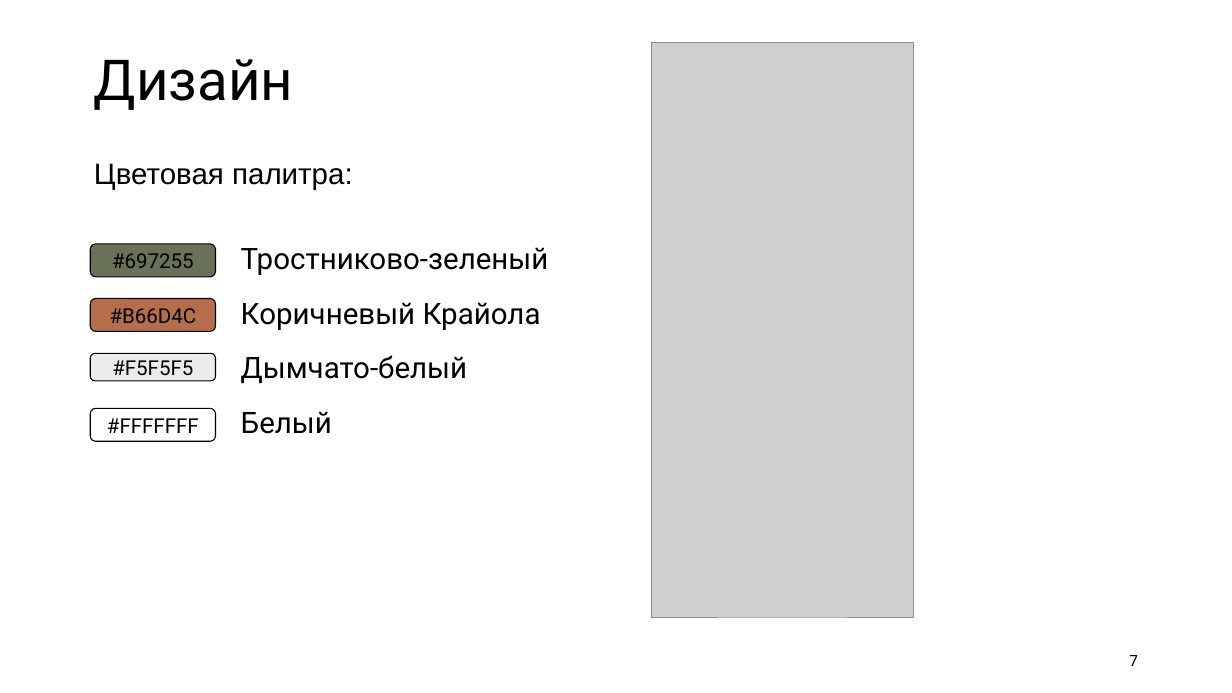
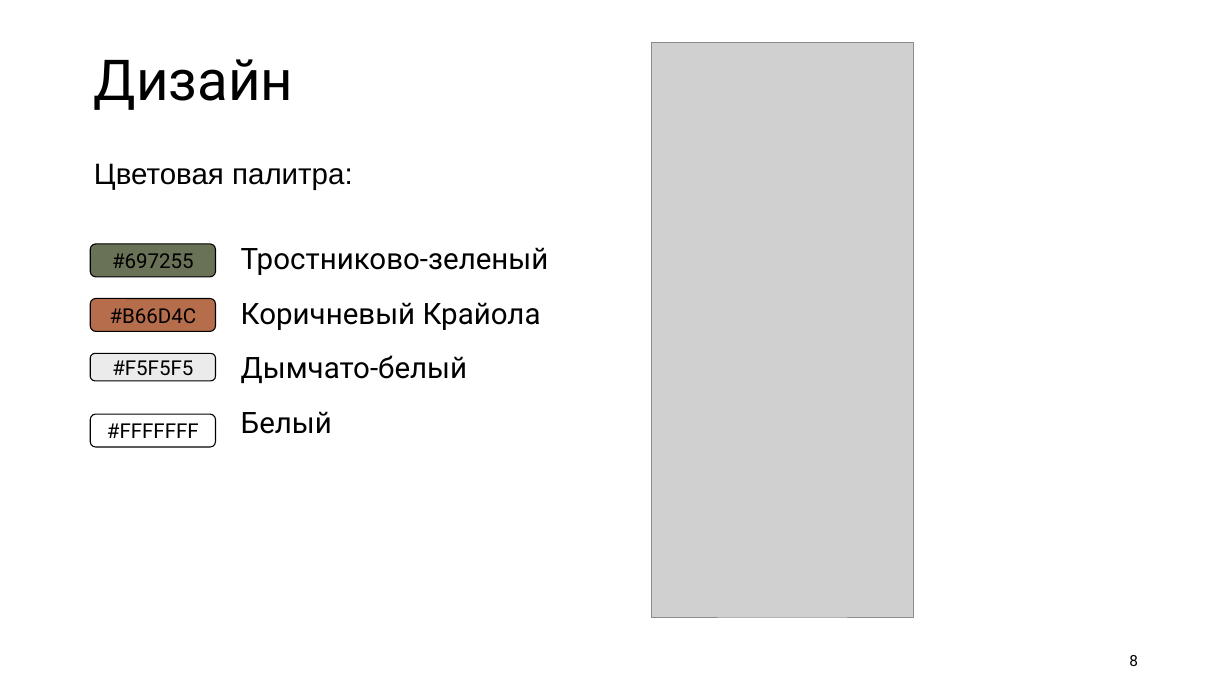
Before and after one commit to kattrin0/petDiarry_, a slide deck: slide 8 of documentation/презентация_PetDiary.pptx (slide 7 before the commit). Drawn at 1232x693 pixels with LibreOffice and Linux fonts; fonts in the diff are those of the drawing; grey boxes stand for pictures. Boxes give left, top, right and bottom in pixels: in the first picture for what was removed or moved away, otherwise in the second. Text is boxed around its words. In the diff, an @@ line names an element or a change of style, - is before the commit and + after.

```diff
--- a/documentation/презентация_PetDiary.pptx
+++ b/documentation/презентация_PetDiary.pptx
@@ rounded rectangle "#FFFFFFF": place and size @@
-rounded rectangle "#FFFFFFF" at [91, 409, 216, 442]
+rounded rectangle "#FFFFFFF" at [91, 414, 216, 447]
@@ page number at [1129, 655, 1138, 666]: text changed @@
-7
+8
```
Also in this commit, not shown: 5 other slides changed, 2 slides added, 2 slides removed.
